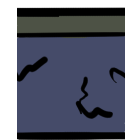
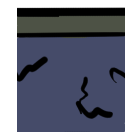
Two versions of the same layered image (140 × 140). Layer-by-layer changes:
painted on "Warstwa 1" over (17, 132, 125, 140)
